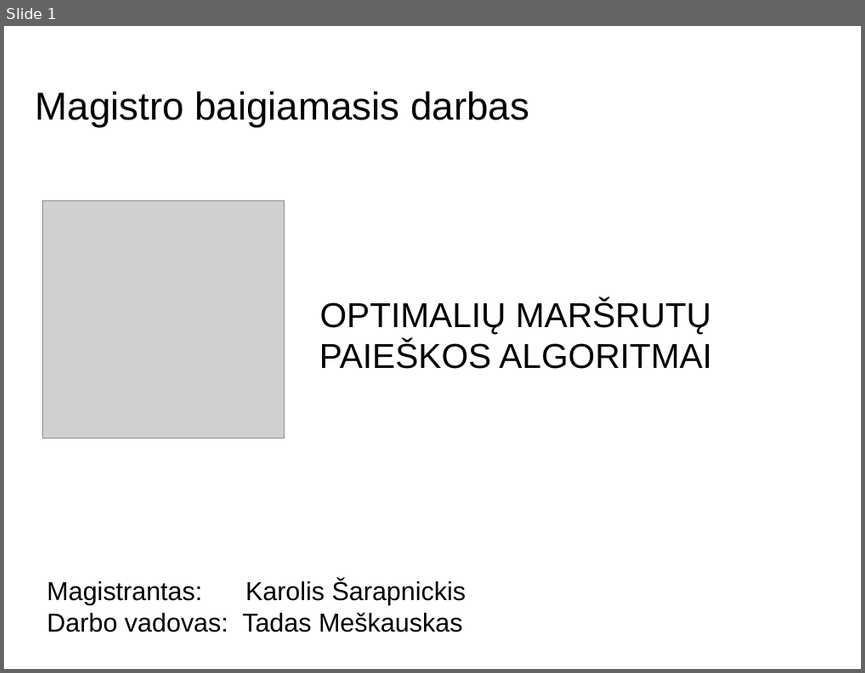
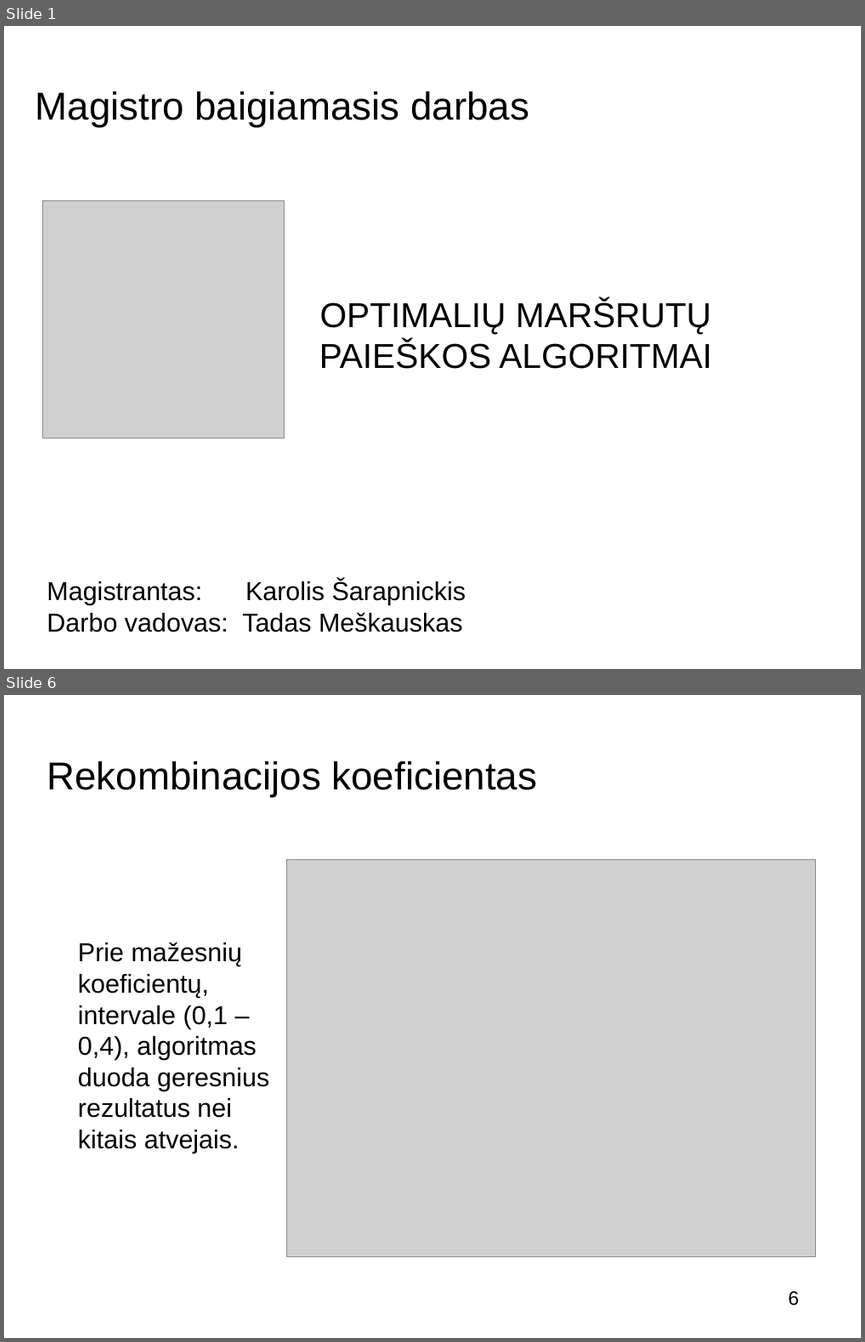
Before and after one commit to buz-zard/_archive, a slide deck: final-thesis/doc/presentation_[K.Š.].odp. Shown one above the other, each under a label of ours: slide 1 before the commit, slides 1 and 6 after it; the slides between them are not shown. The pictures are 865x673 and 865x1342 pixels, drawn with LibreOffice and Linux fonts; fonts in the diff are those of the drawing; grey boxes stand for pictures; background and template pictures are left out. Boxes give left, top, right and bottom in pixels: in the first picture for what was removed or moved away, otherwise in the second. Text is boxed around its words. In the diff, an @@ line names an element or a change of style, - is before the commit and + after.

```diff
--- a/final-thesis/doc/presentation_[K.Š.].odp
+++ b/final-thesis/doc/presentation_[K.Š.].odp
@@ slide 6 added at [4,695,861,1338], background picture (left out) @@
@@ title added at [46,761,537,798], 36 pt, text #000000 @@
+Rekombinacijos koeficientas
@@ picture added at [287,860,816,1256] @@
@@ text added at [78,941,269,1153], 24 pt, text #000000 @@
+Prie mažesnių koeficientų, intervale (0,1 – 0,4), algoritmas duoda geresnius rezultatus nei kitais atvejais.
@@ page number added at [788,1291,799,1305], 18 pt, text #000000 @@
+6
```
Also in this commit, not shown: 3 slides changed, 12 other slides added, 5 slides removed, 4 other files.
